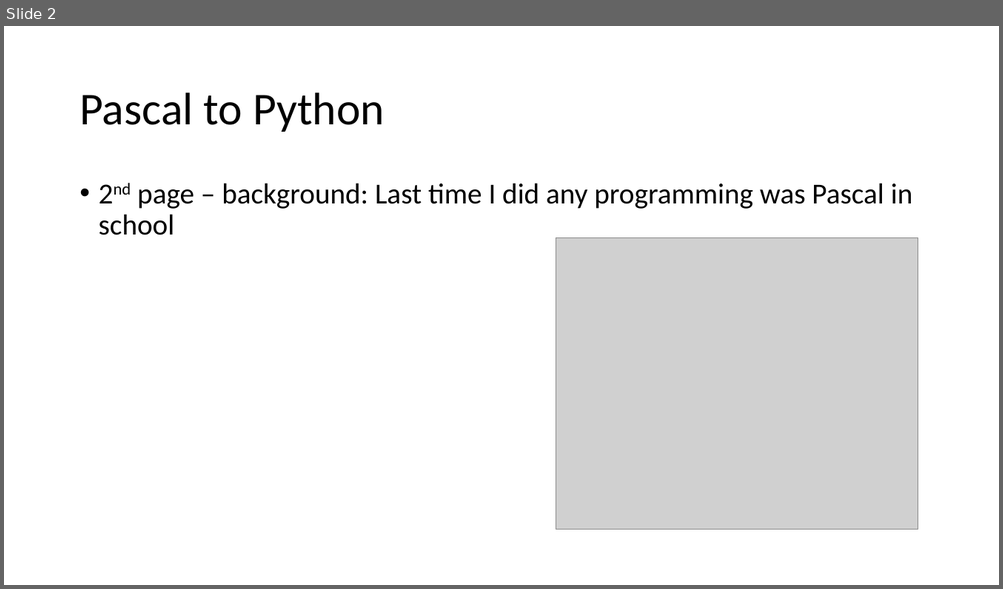
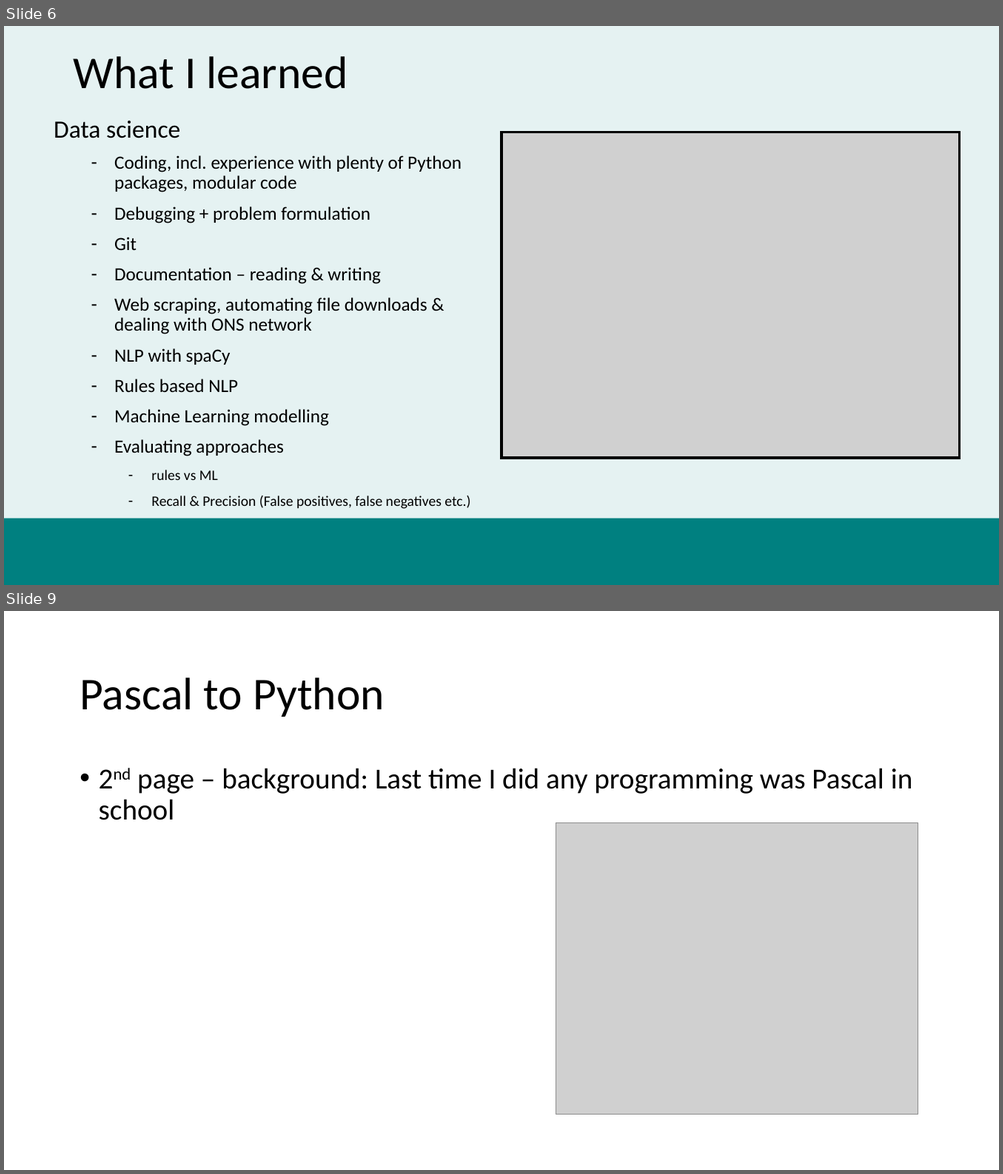
Before and after one commit to datasciencecampus/uk-parliament-stats, a slide deck: user-engagement/dsa-presentation.pptx. Shown one above the other, each under a label of ours: slide 2 before the commit, slides 6 and 9 after it; the slides between them are not shown. The pictures are 1003x589 and 1003x1174 pixels, drawn with LibreOffice and Linux fonts; fonts in the diff are those of the drawing; grey boxes stand for pictures; background and template pictures are left out. Boxes give left, top, right and bottom in pixels: in the first picture for what was removed or moved away, otherwise in the second. Text is boxed around its words. In the diff, an @@ line names an element or a change of style, - is before the commit and + after.

Commit message:
updates to presentations

```diff
--- a/user-engagement/dsa-presentation.pptx
+++ b/user-engagement/dsa-presentation.pptx
@@ slide 6 added at box(4, 26, 999, 585), background #008080 at 10% opacity @@
@@ title added at box(74, 56, 348, 89), 44 pt, text #000000 @@
+What I learned
@@ text added at box(54, 121, 470, 509), 18 pt, text #000000 @@
+Data science
+  – Coding, incl. experience with plenty of Python packages, modular code
+  – Debugging + problem formulation
+  – Git
+  – Documentation – reading & writing
+  – Web scraping, automating file downloads & dealing with ONS network
+  – NLP with spaCy
+  – Rules based NLP
+  – Machine Learning modelling
+  – Evaluating approaches
+    – rules vs ML
+    – Recall & Precision (False positives, false negatives etc.)
@@ picture added at box(502, 132, 959, 458) @@
@@ rectangle added at box(502, 132, 959, 458), outline #000000 2.25 pt @@
@@ rectangle added at box(4, 518, 999, 585), fill #008080 @@
@@ what was slide 2 is now slide 9 @@
```
Also in this commit, not shown: 7 other slides added, 5 slides removed, 1 other file.
